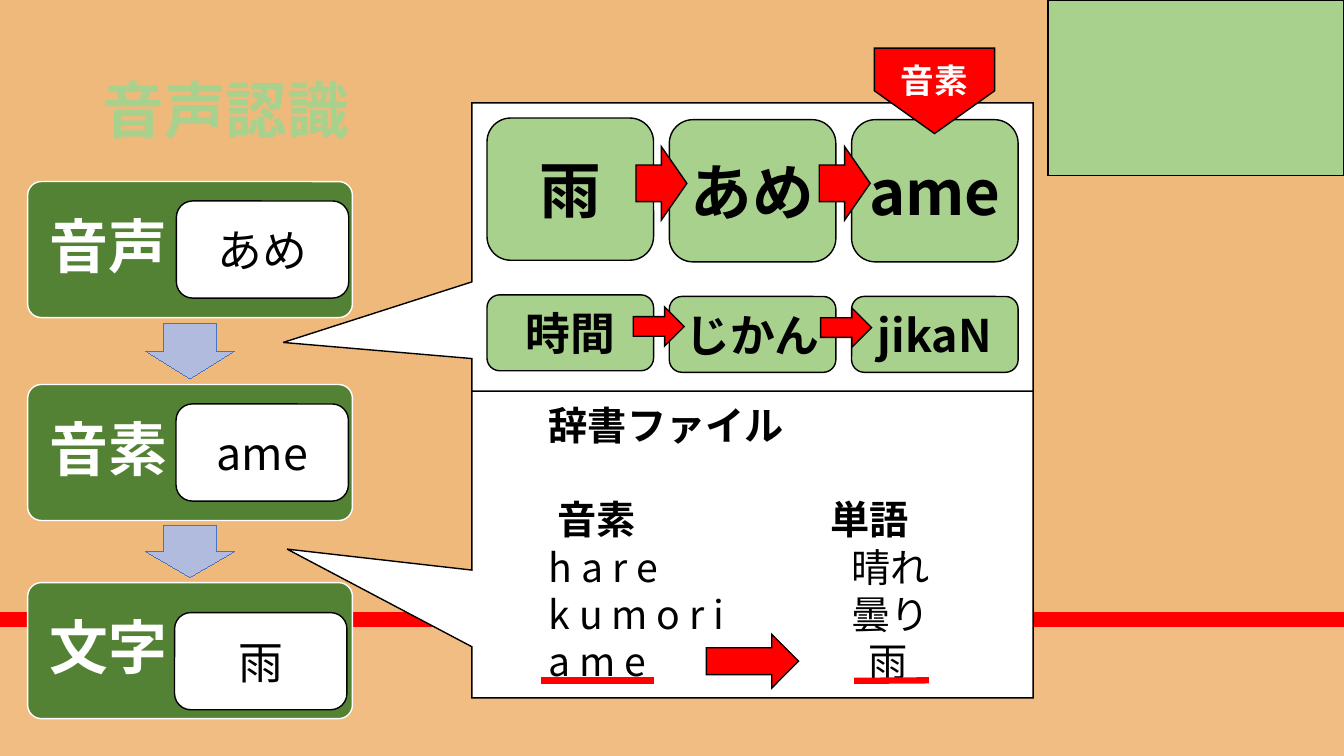
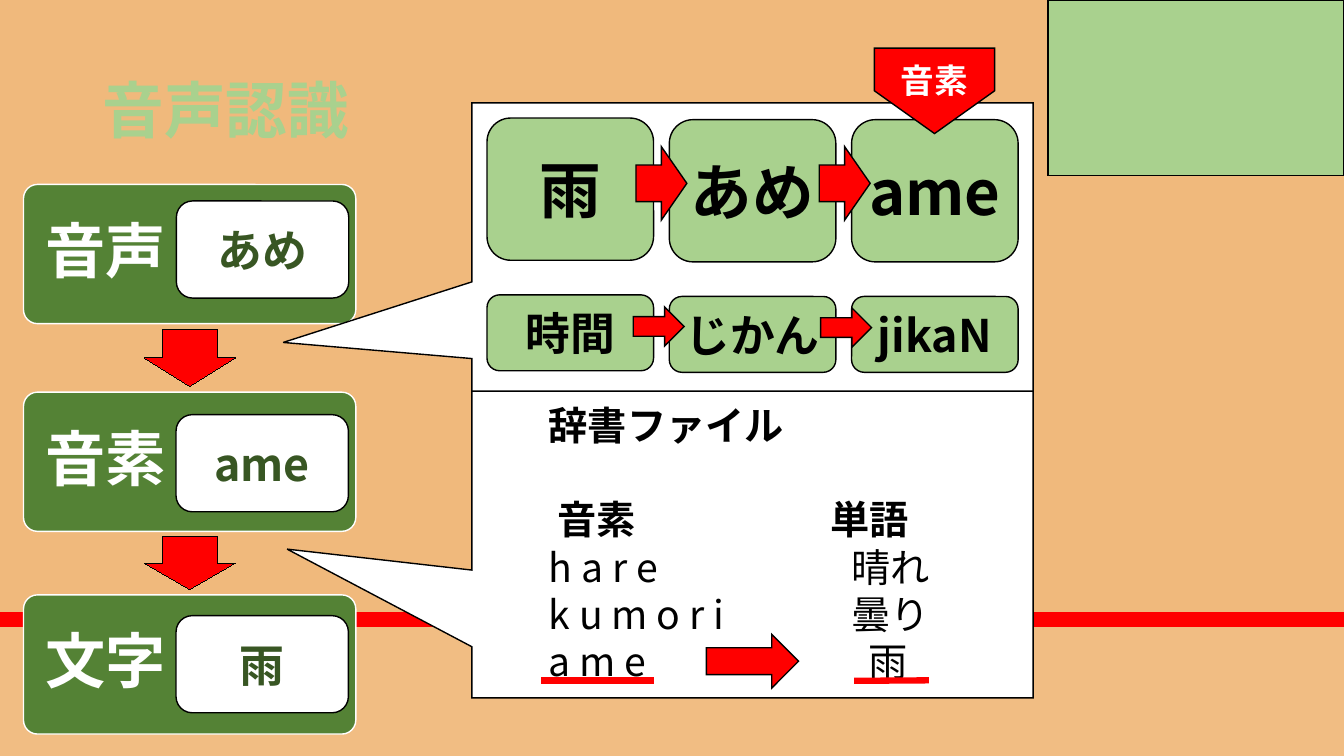
Before and after one commit to RikiishiSuzunosuke/AIspeaker_yosie, a slide deck: slide 9 of presentation/AIスピーカー開発_3_main.pptx. Drawn at 1344x756 pixels with LibreOffice and Linux fonts; fonts in the diff are those of the drawing. Boxes give left, top, right and bottom in pixels: in the first picture for what was removed or moved away, otherwise in the second. Text is boxed around its words. In the diff, an @@ line names an element or a change of style, - is before the commit and + after.

Commit message:
ppt update

```diff
--- a/presentation/AIスピーカー開発_3_main.pptx
+++ b/presentation/AIスピーカー開発_3_main.pptx
@@ rounded rectangle: place and size @@
-rounded rectangle at <box>27,181,352,318</box>
+rounded rectangle at <box>23,185,356,324</box>
@@ right arrow: place and size @@
-right arrow at <box>146,323,234,379</box>
+right arrow at <box>144,330,235,386</box>
@@ right arrow at <box>144,330,235,386</box>: fill #B0BCDE to #FF0000; outline #4472C4 0.75 pt to #000000 0.75 pt @@
@@ rounded rectangle: place and size @@
-rounded rectangle at <box>27,384,352,520</box>
+rounded rectangle at <box>23,392,356,531</box>
@@ text "音素": place and size @@
-text "音素" at <box>49,421,167,477</box>
+text "音素" at <box>46,429,166,487</box>
@@ text colour #000000 to #385723, bold on in 3 elements at <box>176,201,349,297</box>, <box>176,616,349,713</box>, <box>176,414,349,511</box> @@
@@ rounded rectangle "ame": place and size @@
-rounded rectangle "ame" at <box>176,404,349,501</box>
+rounded rectangle "ame" at <box>176,414,349,511</box>
@@ right arrow: place and size @@
-right arrow at <box>146,526,234,577</box>
+right arrow at <box>144,536,235,589</box>
@@ right arrow at <box>144,536,235,589</box>: fill #B0BCDE to #FF0000; outline #4472C4 0.75 pt to #000000 0.75 pt @@
@@ rounded rectangle: place and size @@
-rounded rectangle at <box>27,583,352,719</box>
+rounded rectangle at <box>23,595,356,734</box>
@@ size 42 to 43 pt in 3 elements at <box>46,222,166,279</box>, <box>46,429,166,487</box>, <box>46,632,166,689</box> @@
@@ text "文字": place and size @@
-text "文字" at <box>49,619,167,675</box>
+text "文字" at <box>46,632,166,689</box>
```
Also in this commit, not shown: 14 other slides changed, 4 other files.
